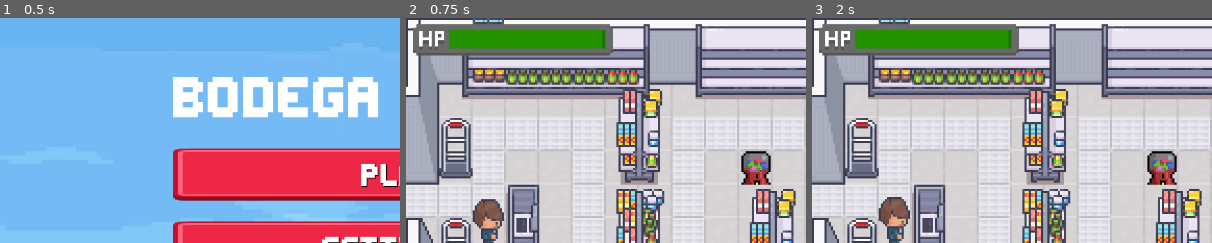
Above: before the commit, frames 1-3 (left to right).
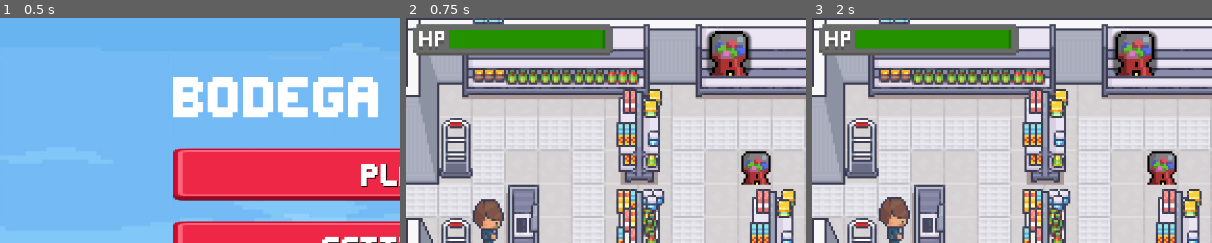
Above: after the commit, the same moments.

Repository: s27459-pj/bodega-battle
Game: Godot game, scene res://scene/scene_handler/scene_handler.tscn
Two runs of this game, one before a commit and one after it. Both use one fixed random seed, a clock stepped at 60 frames per second and the inputs below.
Inputs (mouse positions are % of the whole screen's width and height, from its top left):
- Up to frame 1 (0.5 s): no input
- Up to frame 2 (0.75 s): click "PLAY" at 0.5 s
- Up to frame 3 (2 s): click (40, 8) at 1.27 s
The pictures show only the part of the screen within x 0-50%, y 0-50%; the shares and areas given below are measured in that part.

Frame 1 is identical in both runs. In frame 2, 2.3% of the frame differs, in the area x 75-87%, y 5-26%; in frame 3, 2.3%.

Commit message:
Add UI for selecting towers to build

Diff:
--- /dev/null
+++ b/objects/ui/tower_placement/ui_tower_placement.gd
@@ -0,0 +1,6 @@
+extends Node2D
+
+
+func _on_gum_turret_button_pressed() -> void:
+	print("start building gum turret")
+	pass # Replace with function body.
--- /dev/null
+++ b/objects/ui/tower_placement/ui_tower_placement.tscn
@@ -0,0 +1,26 @@
+[gd_scene load_steps=3 format=3 uid="uid://c8qbv1nyqanfh"]
+
+[ext_resource type="Texture2D" uid="uid://dyn7xm152kns2" path="res://assets/sprites/defences/gumball.png" id="1_71j57"]
+[ext_resource type="Script" uid="uid://ctfacorwqq5sm" path="res://objects/ui/tower_placement/ui_tower_placement.gd" id="1_wdltr"]
+
+[node name="UITowerPlacement" type="Node2D"]
+script = ExtResource("1_wdltr")
+
+[node name="PanelContainer" type="PanelContainer" parent="."]
+anchors_preset = 8
+anchor_left = 0.5
+anchor_top = 0.5
+anchor_right = 0.5
+anchor_bottom = 0.5
+offset_right = 16.0
+offset_bottom = 16.0
+grow_horizontal = 2
+grow_vertical = 2
+scale = Vector2(4, 4)
+
+[node name="GumTurretButton" type="TextureButton" parent="PanelContainer"]
+layout_mode = 2
+size_flags_horizontal = 4
+texture_normal = ExtResource("1_71j57")
+
+[connection signal="pressed" from="PanelContainer/GumTurretButton" to="." method="_on_gum_turret_button_pressed"]
--- a/scene/level_main/GameScene.tscn
+++ b/scene/level_main/GameScene.tscn
@@ -1,9 +1,10 @@
-[gd_scene load_steps=5 format=3 uid="uid://dkx50masn7ffx"]
+[gd_scene load_steps=6 format=3 uid="uid://dkx50masn7ffx"]
 
 [ext_resource type="PackedScene" uid="uid://q2m5vf81jwqn" path="res://scene/level_main/level_main.tscn" id="1_cieuw"]
 [ext_resource type="Script" uid="uid://c4inmk81y15o" path="res://scene/level_main/gameScene.gd" id="1_g0iv5"]
 [ext_resource type="PackedScene" uid="uid://b00yqug64m8w7" path="res://objects/ui/health/ui_health.tscn" id="3_eow4k"]
-[ext_resource type="PackedScene" path="res://scene/menu/pause_menu.tscn" id="3_nn7n3"]
+[ext_resource type="PackedScene" uid="uid://r3lmq4yt0woa" path="res://scene/menu/pause_menu.tscn" id="3_nn7n3"]
+[ext_resource type="PackedScene" uid="uid://c8qbv1nyqanfh" path="res://objects/ui/tower_placement/ui_tower_placement.tscn" id="5_ylvg0"]
 
 [node name="GameScene" type="Node2D"]
 script = ExtResource("1_g0iv5")
@@ -19,3 +20,8 @@
 position = Vector2(154, 32)
 scale = Vector2(1.5, 1.5)
 game_scene = NodePath("..")
+
+[node name="CanvasLayer2" type="CanvasLayer" parent="."]
+
+[node name="UITowerPlacement" parent="CanvasLayer2" instance=ExtResource("5_ylvg0")]
+position = Vector2(433, 19)
Not shown, added: objects/ui/tower_placement/ui_tower_placement.gd.uid
